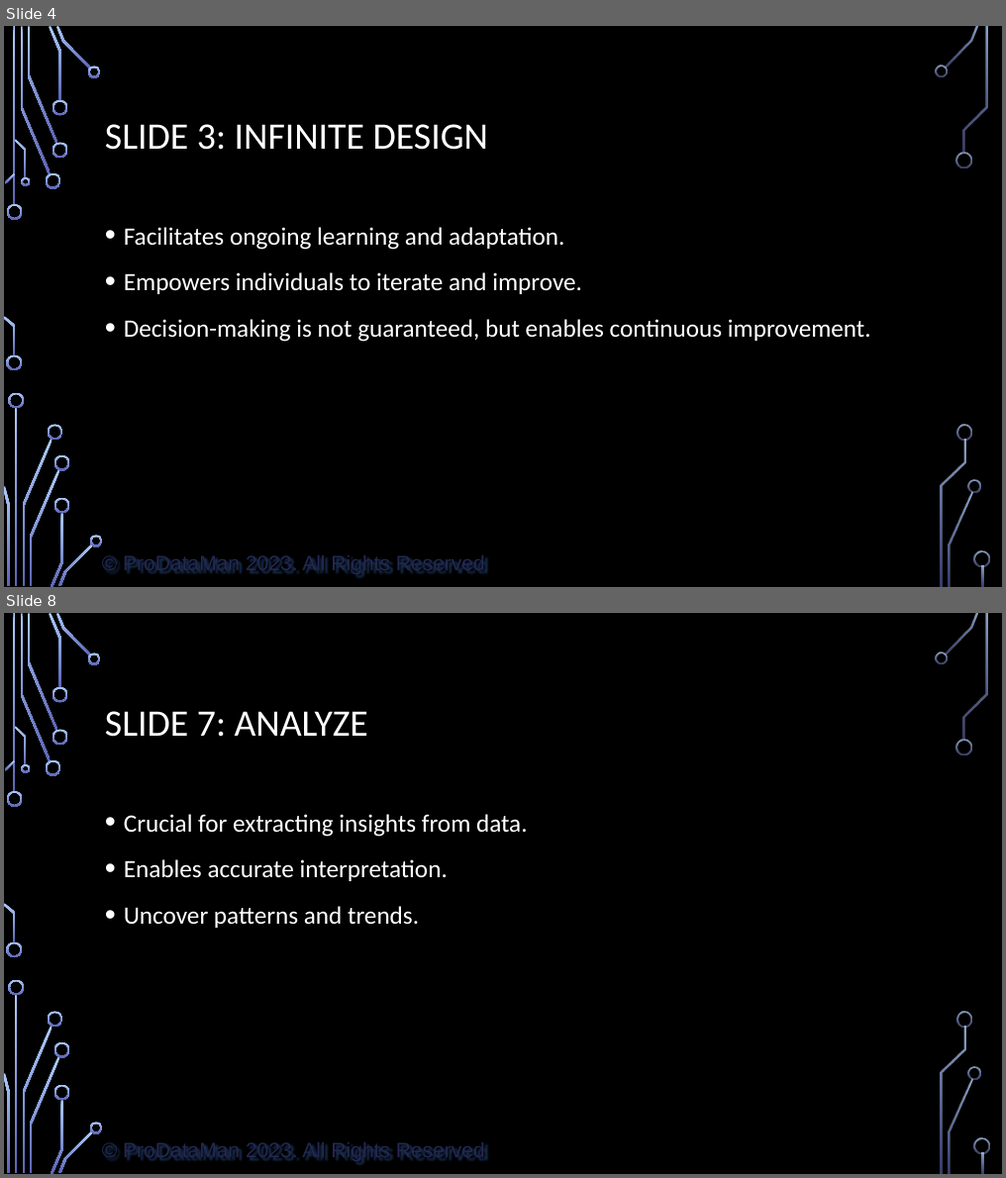
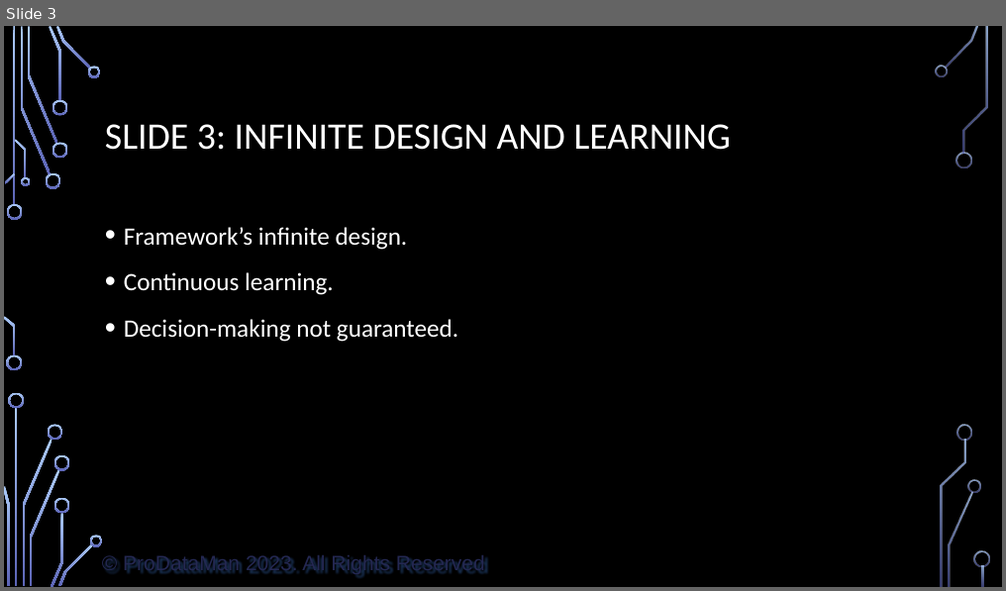
Before and after one commit to ProDataMan/Data-Literacy, a slide deck: Chapter09.pptx. Shown one above the other, each under a label of ours: slides 4 and 8 before the commit, slide 3 after it; the slides between them are not shown. The pictures are 1006x1178 and 1006x591 pixels, drawn with LibreOffice and Linux fonts; fonts in the diff are those of the drawing; background and template pictures are left out. Boxes give left, top, right and bottom in pixels: in the first picture for what was removed or moved away, otherwise in the second. Text is boxed around its words. In the diff, an @@ line names an element or a change of style, - is before the commit and + after.

```diff
--- a/Chapter09.pptx
+++ b/Chapter09.pptx
@@ slide 8 removed at (x1=4, y1=613, x2=1002, y2=1174), background picture (left out); not listed: 37 template elements that a slide beside it also shows @@
@@ title removed at (x1=105, y1=711, x2=368, y2=737) @@
-SLIDE 7: ANALYZE
@@ text removed at (x1=124, y1=814, x2=528, y2=928) @@
-• Crucial for extracting insights from data.
-• Enables accurate interpretation.
-• Uncover patterns and trends.
@@ what was slide 4 is now slide 3 @@
@@ slide 3 changed as well @@
@@ title at (x1=105, y1=124, x2=731, y2=150): text changed @@
-SLIDE 3: INFINITE DESIGN
+SLIDE 3: INFINITE DESIGN AND LEARNING
@@ text at (x1=124, y1=227, x2=458, y2=342): text changed @@
-• Facilitates ongoing learning and adaptation.
-• Empowers individuals to iterate and improve.
-• Decision-making is not guaranteed, but enables continuous improvement.
+• Framework’s infinite design.
+• Continuous learning.
+• Decision-making not guaranteed.
```
Also in this commit, not shown: 3 other slides changed, 2 slides added, 8 other slides removed, 1 other file.
